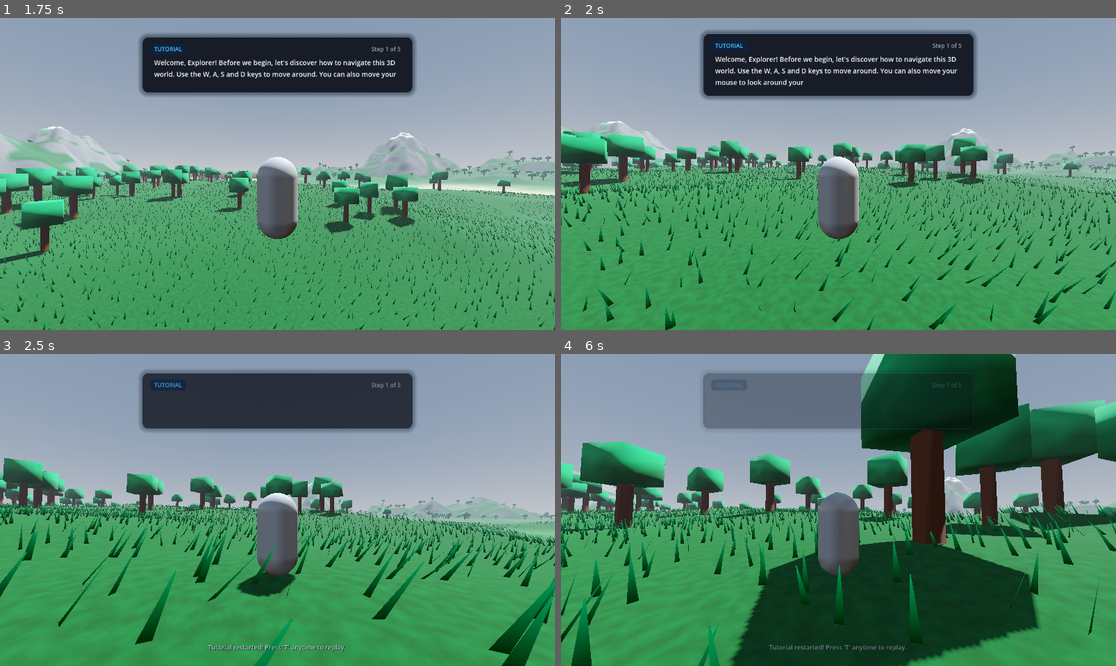
Above: before the commit, frames 1-4 (two rows, left to right).
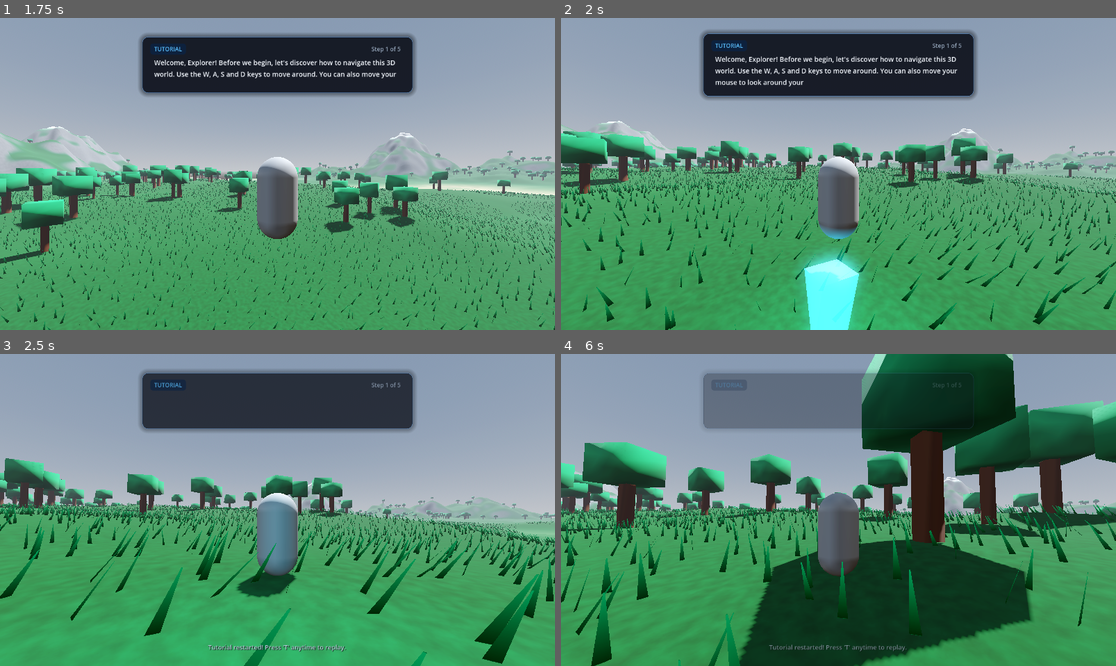
Above: after the commit, the same moments.

Repository: sachetan-inchal/SublimeGreens
Game: Godot game, scene res://Main.tscn
The game is run twice, just before and just after one commit, with the same random seed, the same clock (stepped at 60 frames per second) and the same inputs.
Inputs (mouse positions are in pixels of both pictures, inside the frame that each line leads up to):
- Up to frame 1 (1.75 s): tap Enter (ui_accept) at 0.5, 0.77, 1.52 s; move the mouse to (305, 174) at 0.52 s; hold W from 0.53 s (still down); tap E at 0.6, 1.35 s; move the mouse to (249, 174) at 1.27 s
- Up to frame 2 (2 s): keep holding W
- Up to frame 3 (2.5 s): keep holding W; move the mouse to (288, 503) at 2.02 s; tap T at 2.1 s; tap E at 2.3 s
- Up to frame 4 (6 s): tap T every 0.75 s from 2.75 to 5.75 s; move the mouse to (832, 516) at 2.77 s; tap Space at 2.85 s; tap Enter (ui_accept) at 3.02, 3.77, 4.52 s; tap E at 3.05, 3.8, 4.55, 5.1, 5.85 s; move the mouse to (877, 513) at 3.52 s; tap Keypad Enter at 3.6 s; tap Escape at 4.15 s; move the mouse to (794, 506) at 4.27 s; tap Shift at 4.35 s; move the mouse to (844, 510) at 5.02 s; move the mouse to (816, 503) at 5.77 s; release W at 5.78 s; hold D from 5.78 s (still down)

Frame 1 is identical in both runs. In frame 2, 3.3% of the frame differs, in the area x 38-61%, y 65-100%; in frame 3, 15%, in the area x 0-100%, y 33-100%; in frame 4, 10%.

Commit message:
tutorial + 3 questions added

Diff:
--- a/Main.tscn
+++ b/Main.tscn
@@ -1,9 +1,11 @@
-[gd_scene load_steps=8 format=3 uid="uid://d0grl6tdrab08"]
+[gd_scene load_steps=10 format=3 uid="uid://d0grl6tdrab08"]
 
 [ext_resource type="Script" uid="uid://64ee4kogyt82" path="res://ChunkManager.gd" id="1_glv2v"]
 [ext_resource type="PackedScene" uid="uid://cwhpy8mwx2xao" path="res://Chunk.tscn" id="2_r0du0"]
 [ext_resource type="PackedScene" uid="uid://dop3i0ors6kmm" path="res://Player.tscn" id="2_uu6xs"]
 [ext_resource type="PackedScene" path="res://NarrativeTutorial.tscn" id="4_tut"]
+[ext_resource type="PackedScene" path="res://QuizUI.tscn" id="5_quizui"]
+[ext_resource type="PackedScene" path="res://MilestoneMarker.tscn" id="6_marker"]
 
 [sub_resource type="ProceduralSkyMaterial" id="ProceduralSkyMaterial_r0du0"]
 sky_horizon_color = Color(0.662243, 0.671743, 0.686743, 1)
@@ -43,3 +45,28 @@
 [node name="NarrativeTutorial" parent="." node_paths=PackedStringArray("player", "sun_light") instance=ExtResource("4_tut")]
 player = NodePath("../Player")
 sun_light = NodePath("../DirectionalLight3D")
+
+[node name="QuizUI" parent="." instance=ExtResource("5_quizui")]
+
+[node name="Milestones" type="Node3D" parent="."]
+
+[node name="Milestone_Trees" parent="Milestones" instance=ExtResource("6_marker")]
+transform = Transform3D(1, 0, 0, 0, 1, 0, 0, 0, 1, 5, 44.5, -6)
+
+[node name="Milestone_Terrain" parent="Milestones" instance=ExtResource("6_marker")]
+transform = Transform3D(1, 0, 0, 0, 1, 0, 0, 0, 1, -8, 44.5, -4)
+milestone_id = "m3_terrain"
+title = "Milestone 2: Terrain Mesh & Surface Normals"
+syllabus_unit = "Unit I & Unit III: Filled Area Primitives, Surface Normals & Shading"
+question = "During procedural terrain generation in generate_terrain(), why are surface normals generated and stored per vertex?"
+options = Array[String](["A) To compute diffuse and specular illumination in the lighting model across mesh surfaces.", "B) To calculate the audio playback volume of footsteps.", "C) Normals are strictly required by the GPU for vertex position translation.", "D) To compress the index buffer size in memory."])
+explanation = "Surface normals define the perpendicular orientation used by shaders and the GPU to calculate light reflection, shading, and slope angles."
+
+[node name="Milestone_MultiMesh" parent="Milestones" instance=ExtResource("6_marker")]
+transform = Transform3D(1, 0, 0, 0, 1, 0, 0, 0, 1, 0, 44.5, -14)
+milestone_id = "m5_multimesh"
+title = "Milestone 3: MultiMesh Hardware Instancing"
+syllabus_unit = "Unit I & Unit III: Batching (Display Lists) & 3D Affine Transformations"
+question = "Why does MultiMesh pack a 3x4 transform matrix buffer per instance rather than spawning distinct SceneTree nodes for each tree and grass blade?"
+options = Array[String](["A) It enables GPU hardware instancing, issuing a single draw call with per-instance transform matrices passed to the vertex shader.", "B) Godot cannot handle more than 10 scene nodes in a tree.", "C) It removes the need for vertex shaders entirely.", "D) MultiMesh disables all depth testing to double frame rates."])
+explanation = "Hardware instancing sends instance transformation matrices in a buffer to the GPU, drawing thousands of duplicates in one single draw call with minimal CPU overhead."
--- /dev/null
+++ b/MilestoneMarker.gd
@@ -0,0 +1,68 @@
+extends Area3D
+class_name MilestoneMarker
+
+@export var milestone_id: String = "m1_trees"
+@export var title: String = "Milestone 1: Procedural Cuboid Tree"
+@export var syllabus_unit: String = "Unit I & Unit V: Primitives, Polygons & Geometric Modelling"
+@export_multiline var question: String = "In Chunk.gd, a tree trunk and its foliage are modeled as 3D box shapes using SurfaceTool. How are quad faces converted and rendered in the graphics pipeline?"
+@export var options: Array[String] = [
+	"A) Each quad face is decomposed into 2 triangles using indexed vertices with associated normal and UV attributes.",
+	"B) Each quad is submitted as an arbitrary n-gon without index buffers.",
+	"C) Cubes are always rendered as voxel point clouds without polygonal surfaces.",
+	"D) The graphics hardware draws each face as an independent Bézier patch."
+]
+@export var correct_option_index: int = 0
+@export_multiline var explanation: String = "Polygonal 3D shapes are triangulated (2 triangles per quad face) with per-vertex indices, normals, and UVs for GPU rendering."
+
+@onready var beacon_mesh: MeshInstance3D = $Beacon
+@onready var prompt_label: Label3D = $PromptLabel
+var player_inside: bool = false
+var snapped_to_ground: bool = false
+
+func _ready() -> void:
+	body_entered.connect(_on_body_entered)
+	body_exited.connect(_on_body_exited)
+	prompt_label.visible = false
+
+func _physics_process(_delta: float) -> void:
+	if not snapped_to_ground:
+		_snap_to_terrain()
+
+func _process(delta: float) -> void:
+	# Subtle floating rotation for beacon
+	if beacon_mesh:
+		beacon_mesh.rotate_y(1.2 * delta)
+
+func _snap_to_terrain() -> void:
+	var space_state = get_world_3d().direct_space_state
+	if not space_state:
+		return
+
+	# Cast a ray downwards through the terrain collision mesh
+	var ray_origin = Vector3(global_position.x, 250.0, global_position.z)
+	var ray_end = Vector3(global_position.x, -100.0, global_position.z)
+	var query = PhysicsRayQueryParameters3D.create(ray_origin, ray_end)
+	# Exclude self so the ray does not hit the marker's own Area3D
+	query.exclude = [get_rid()]
+
+	var result = space_state.intersect_ray(query)
+	if result:
+		global_position.y = result.position.y
+		snapped_to_ground = true
+
+func _on_body_entered(body: Node3D) -> void:
+	if body.name == "Player" or body is CharacterBody3D:
+		player_inside = true
+		prompt_label.visible = true
+		# Inform QuizUI about this milestone
+		var quiz_ui = get_tree().root.find_child("QuizUI", true, false)
+		if quiz_ui and quiz_ui.has_method("notify_marker_entered"):
+			quiz_ui.notify_marker_entered(self)
+
+func _on_body_exited(body: Node3D) -> void:
+	if body.name == "Player" or body is CharacterBody3D:
+		player_inside = false
+		prompt_label.visible = false
+		var quiz_ui = get_tree().root.find_child("QuizUI", true, false)
+		if quiz_ui and quiz_ui.has_method("notify_marker_exited"):
+			quiz_ui.notify_marker_exited(self)
--- /dev/null
+++ b/MilestoneMarker.tscn
@@ -0,0 +1,58 @@
+[gd_scene load_steps=7 format=3 uid="uid://c6j2kqlb7i8xm"]
+
+[ext_resource type="Script" uid="uid://dm0h5t41q2bvi" path="res://MilestoneMarker.gd" id="1_marker"]
+
+[sub_resource type="CylinderShape3D" id="CylinderShape3D_shape"]
+height = 3.0
+radius = 2.5
+
+[sub_resource type="StandardMaterial3D" id="StandardMaterial3D_glow"]
+transparency = 1
+albedo_color = Color(0.2, 0.8, 1, 0.7)
+emission_enabled = true
+emission = Color(0.15, 0.75, 1, 1)
+emission_energy_multiplier = 2.0
+
+[sub_resource type="PrismMesh" id="PrismMesh_beacon"]
+material = SubResource("StandardMaterial3D_glow")
+size = Vector3(1, 1.8, 1)
+
+[sub_resource type="StandardMaterial3D" id="StandardMaterial3D_base"]
+albedo_color = Color(0.2, 0.2, 0.25, 1)
+metallic = 0.8
+roughness = 0.2
+
+[sub_resource type="CylinderMesh" id="CylinderMesh_base"]
+material = SubResource("StandardMaterial3D_base")
+top_radius = 0.8
+bottom_radius = 1.0
+height = 0.2
+
+[node name="MilestoneMarker" type="Area3D"]
+script = ExtResource("1_marker")
+
+[node name="CollisionShape3D" type="CollisionShape3D" parent="."]
+transform = Transform3D(1, 0, 0, 0, 1, 0, 0, 0, 1, 0, 1.5, 0)
+shape = SubResource("CylinderShape3D_shape")
+
+[node name="Base" type="MeshInstance3D" parent="."]
+transform = Transform3D(1, 0, 0, 0, 1, 0, 0, 0, 1, 0, 0.1, 0)
+mesh = SubResource("CylinderMesh_base")
+
+[node name="Beacon" type="MeshInstance3D" parent="."]
+transform = Transform3D(1, 0, 0, 0, -1, 8.74228e-08, 0, -8.74228e-08, -1, 0, 1.5, 0)
+mesh = SubResource("PrismMesh_beacon")
+
+[node name="OmniLight3D" type="OmniLight3D" parent="."]
+transform = Transform3D(1, 0, 0, 0, 1, 0, 0, 0, 1, 0, 1.5, 0)
+light_color = Color(0.2, 0.85, 1, 1)
+light_energy = 2.5
+omni_range = 6.0
+
+[node name="PromptLabel" type="Label3D" parent="."]
+transform = Transform3D(1, 0, 0, 0, 1, 0, 0, 0, 1, 0, 2.6, 0)
+billboard = 1
+double_sided = false
+text = "Press [E] CGVR Milestone Quiz"
+font_size = 28
+outline_size = 6
--- a/Player.gd
+++ b/Player.gd
@@ -11,12 +11,27 @@
 	Input.mouse_mode = Input.MOUSE_MODE_CAPTURED
 
 func _input(event):
+	var quiz_ui = get_tree().root.find_child("QuizUI", true, false)
+	if quiz_ui and quiz_ui.is_quiz_open:
+		return
+
 	if event is InputEventMouseMotion:
 		rotate_y(deg_to_rad(-event.relative.x * sensitivity))
 		pivot.rotate_x(deg_to_rad(-event.relative.y * sensitivity))
 		pivot.rotation.x = clamp(pivot.rotation.x, deg_to_rad(-90), deg_to_rad(45))
 
 func _physics_process(delta: float) -> void:
+	var quiz_ui = get_tree().root.find_child("QuizUI", true, false)
+	if quiz_ui and quiz_ui.is_quiz_open:
+		velocity.x = 0
+		velocity.z = 0
+		if not is_on_floor():
+			velocity.y -= 9.8 * delta * 2
+		move_and_slide()
+		if footstep_player and footstep_player.playing and not footstep_player.stream_paused:
+			footstep_player.stream_paused = true
+		return
+
 	if Input.is_action_pressed("ui_accept") and is_on_floor():
 		velocity.y = JUMP_VELOCITY
 
--- /dev/null
+++ b/QuizUI.gd
@@ -0,0 +1,78 @@
+extends CanvasLayer
+class_name QuizUI
+
+@onready var panel: Panel = $Panel
+@onready var title_label: Label = $Panel/VBoxContainer/TitleLabel
+@onready var syllabus_label: Label = $Panel/VBoxContainer/SyllabusLabel
+@onready var question_label: Label = $Panel/VBoxContainer/QuestionLabel
+@onready var options_container: VBoxContainer = $Panel/VBoxContainer/OptionsContainer
+@onready var feedback_label: Label = $Panel/VBoxContainer/FeedbackLabel
+@onready var close_button: Button = $Panel/VBoxContainer/CloseButton
+
+var current_marker: MilestoneMarker = null
+var active_marker_near: MilestoneMarker = null
+var is_quiz_open: bool = false
+
+func _ready() -> void:
+	panel.visible = false
+	close_button.pressed.connect(close_quiz)
+
+func notify_marker_entered(marker: MilestoneMarker) -> void:
+	active_marker_near = marker
+
+func notify_marker_exited(marker: MilestoneMarker) -> void:
+	if active_marker_near == marker:
+		active_marker_near = null
+	if current_marker == marker and is_quiz_open:
+		close_quiz()
+
+func _input(event: InputEvent) -> void:
+	if event is InputEventKey and event.is_pressed() and not event.echo:
+		if event.keycode == KEY_E:
+			if is_quiz_open:
+				close_quiz()
+			elif active_marker_near != null:
+				open_quiz(active_marker_near)
+		elif event.keycode == KEY_ESCAPE and is_quiz_open:
+			close_quiz()
+
+func open_quiz(marker: MilestoneMarker) -> void:
+	current_marker = marker
+	is_quiz_open = true
+	panel.visible = true
+	Input.mouse_mode = Input.MOUSE_MODE_VISIBLE
+
+	title_label.text = marker.title
+	syllabus_label.text = "📚 Syllabus: " + marker.syllabus_unit
+	question_label.text = marker.question
+	feedback_label.text = ""
+
+	# Clear previous options
+	for child in options_container.get_children():
+		child.queue_free()
+
+	# Create option buttons
+	for i in range(marker.options.size()):
+		var btn = Button.new()
+		btn.text = marker.options[i]
+		btn.alignment = HORIZONTAL_ALIGNMENT_LEFT
+		btn.autowrap_mode = TextServer.AUTOWRAP_WORD_SMART
+		var opt_idx = i
+		btn.pressed.connect(func(): _on_option_selected(opt_idx))
+		options_container.add_child(btn)
+
+func _on_option_selected(index: int) -> void:
+	if not current_marker:
+		return
+
+	if index == current_marker.correct_option_index:
+		feedback_label.add_theme_color_override("font_color", Color(0.3, 1.0, 0.4))
+		feedback_label.text = "✅ Correct! " + current_marker.explanation
+	else:
+		feedback_label.add_theme_color_override("font_color", Color(1.0, 0.4, 0.3))
+		feedback_label.text = "❌ Incorrect. Try again!"
+
+func close_quiz() -> void:
+	is_quiz_open = false
+	panel.visible = false
+	Input.mouse_mode = Input.MOUSE_MODE_CAPTURED
--- /dev/null
+++ b/QuizUI.tscn
@@ -0,0 +1,70 @@
+[gd_scene load_steps=2 format=3 uid="uid://b82e4f0y6w11q"]
+
+[ext_resource type="Script" uid="uid://b5m3x32014yvq" path="res://QuizUI.gd" id="1_quizui"]
+
+[node name="QuizUI" type="CanvasLayer"]
+process_mode = 3
+script = ExtResource("1_quizui")
+
+[node name="Panel" type="Panel" parent="."]
+anchors_preset = 8
+anchor_left = 0.5
+anchor_top = 0.5
+anchor_right = 0.5
+anchor_bottom = 0.5
+offset_left = -340.0
+offset_top = -240.0
+offset_right = 340.0
+offset_bottom = 240.0
+grow_horizontal = 2
+grow_vertical = 2
+
+[node name="VBoxContainer" type="VBoxContainer" parent="Panel"]
+layout_mode = 1
+anchors_preset = 15
+anchor_right = 1.0
+anchor_bottom = 1.0
+offset_left = 20.0
+offset_top = 18.0
+offset_right = -20.0
+offset_bottom = -18.0
+grow_horizontal = 2
+grow_vertical = 2
+theme_override_constants/separation = 12
+
+[node name="TitleLabel" type="Label" parent="Panel/VBoxContainer"]
+layout_mode = 2
+theme_override_font_sizes/font_size = 20
+text = "Milestone: Concept Name"
+horizontal_alignment = 1
+
+[node name="SyllabusLabel" type="Label" parent="Panel/VBoxContainer"]
+layout_mode = 2
+theme_override_colors/font_color = Color(0.4, 0.8, 1, 1)
+theme_override_font_sizes/font_size = 14
+text = "Syllabus: Unit ..."
+horizontal_alignment = 1
+
+[node name="HSeparator" type="HSeparator" parent="Panel/VBoxContainer"]
+layout_mode = 2
+
+[node name="QuestionLabel" type="Label" parent="Panel/VBoxContainer"]
+layout_mode = 2
+theme_override_font_sizes/font_size = 15
+text = "Question text will appear here?"
+autowrap_mode = 3
+
+[node name="OptionsContainer" type="VBoxContainer" parent="Panel/VBoxContainer"]
+layout_mode = 2
+size_flags_vertical = 3
+theme_override_constants/separation = 8
+
+[node name="FeedbackLabel" type="Label" parent="Panel/VBoxContainer"]
+custom_minimum_size = Vector2(0, 40)
+layout_mode = 2
+theme_override_font_sizes/font_size = 14
+autowrap_mode = 3
+
+[node name="CloseButton" type="Button" parent="Panel/VBoxContainer"]
+layout_mode = 2
+text = "Close (or press E / Esc)"
Not shown, added: MilestoneMarker.gd.uid
